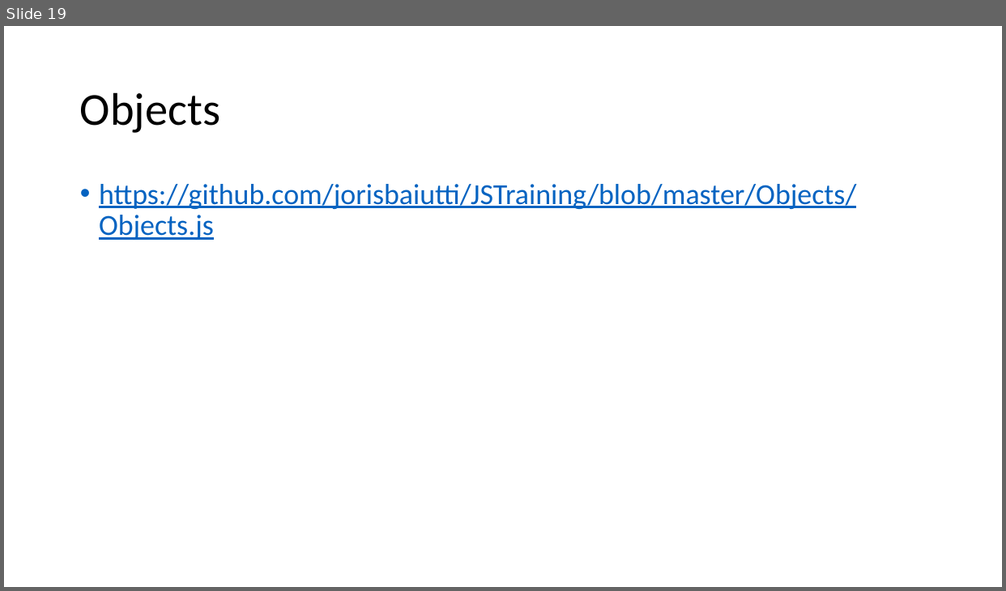
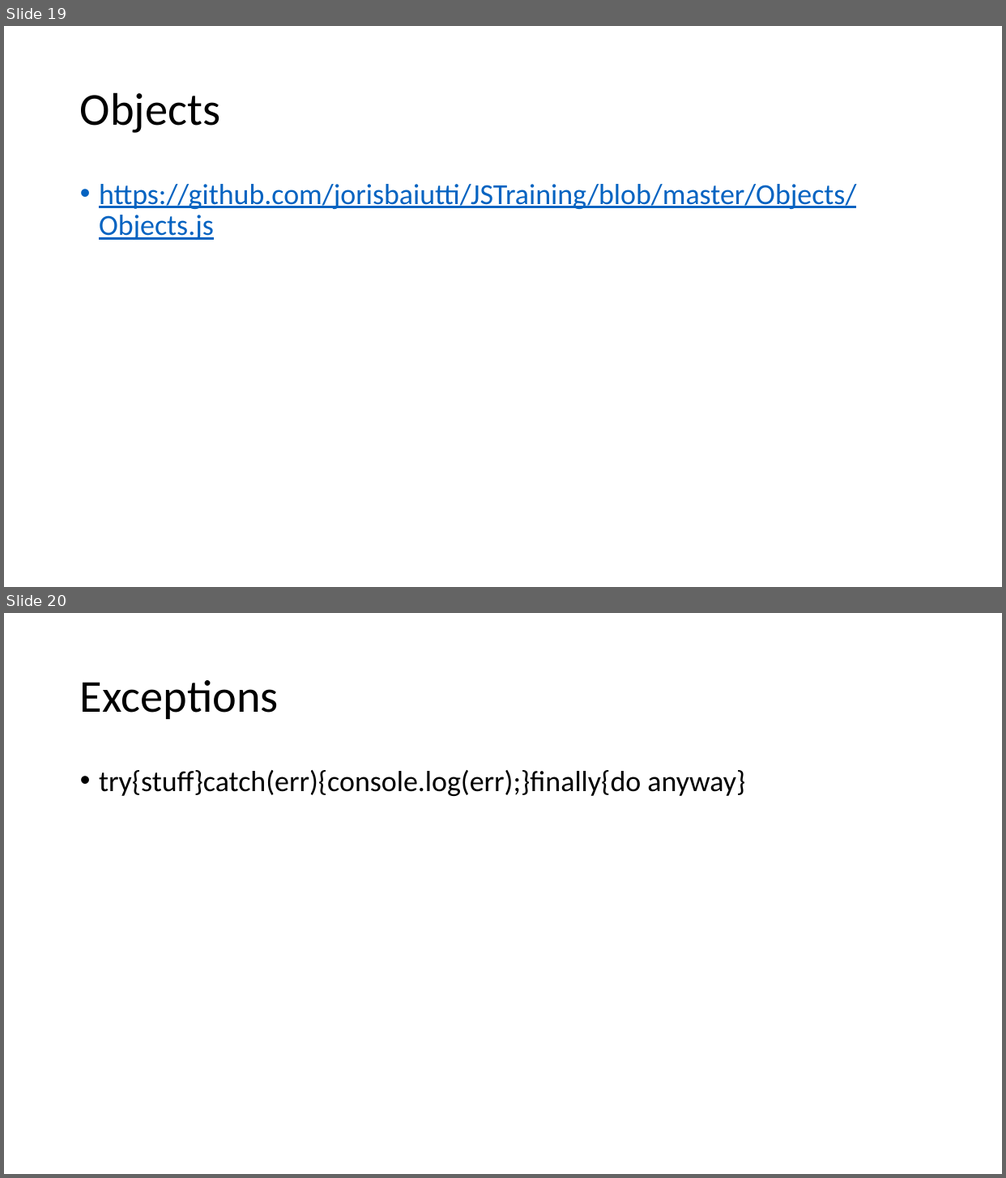
Before and after one commit to JansAkkaunt/JSTraining, a slide deck: JSTrainingj.pptx. Shown one above the other, each under a label of ours: slide 19 before the commit, slides 19 and 20 after it. The pictures are 1006x591 and 1006x1178 pixels, drawn with LibreOffice and Linux fonts; fonts in the diff are those of the drawing. Boxes give left, top, right and bottom in pixels: in the first picture for what was removed or moved away, otherwise in the second. Text is boxed around its words. In the diff, an @@ line names an element or a change of style, - is before the commit and + after.

```diff
--- a/JSTrainingj.pptx
+++ b/JSTrainingj.pptx
@@ slide 20 added at box(4, 613, 1002, 1174), background #FFFFFF @@
@@ title added at box(80, 680, 279, 719), 44 pt, text #000000 @@
+Exceptions
@@ text added at box(99, 770, 745, 796), 28 pt, text #000000 @@
+• try{stuff}catch(err){console.log(err);}finally{do anyway}
```
Also in this commit, not shown: 3 other slides added, 1 other file.
